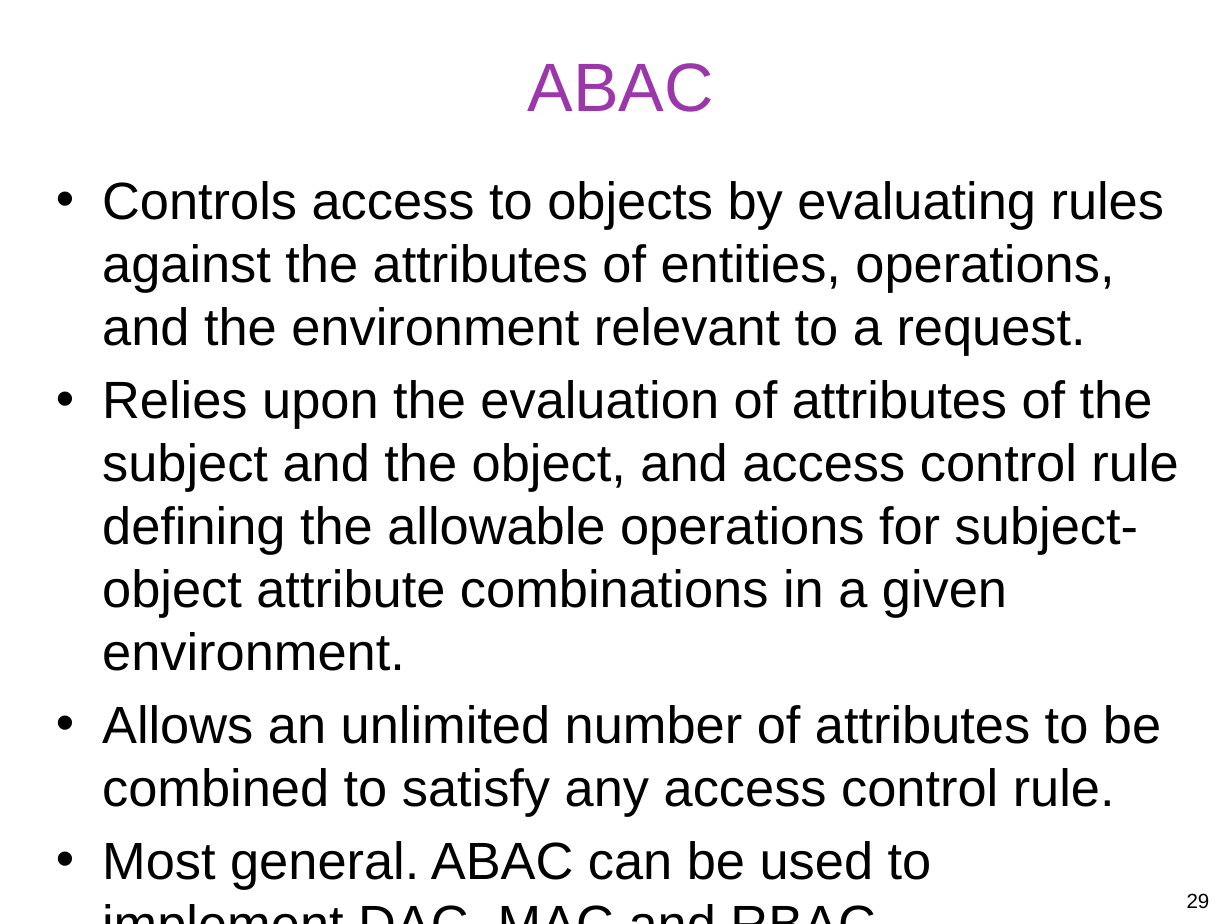
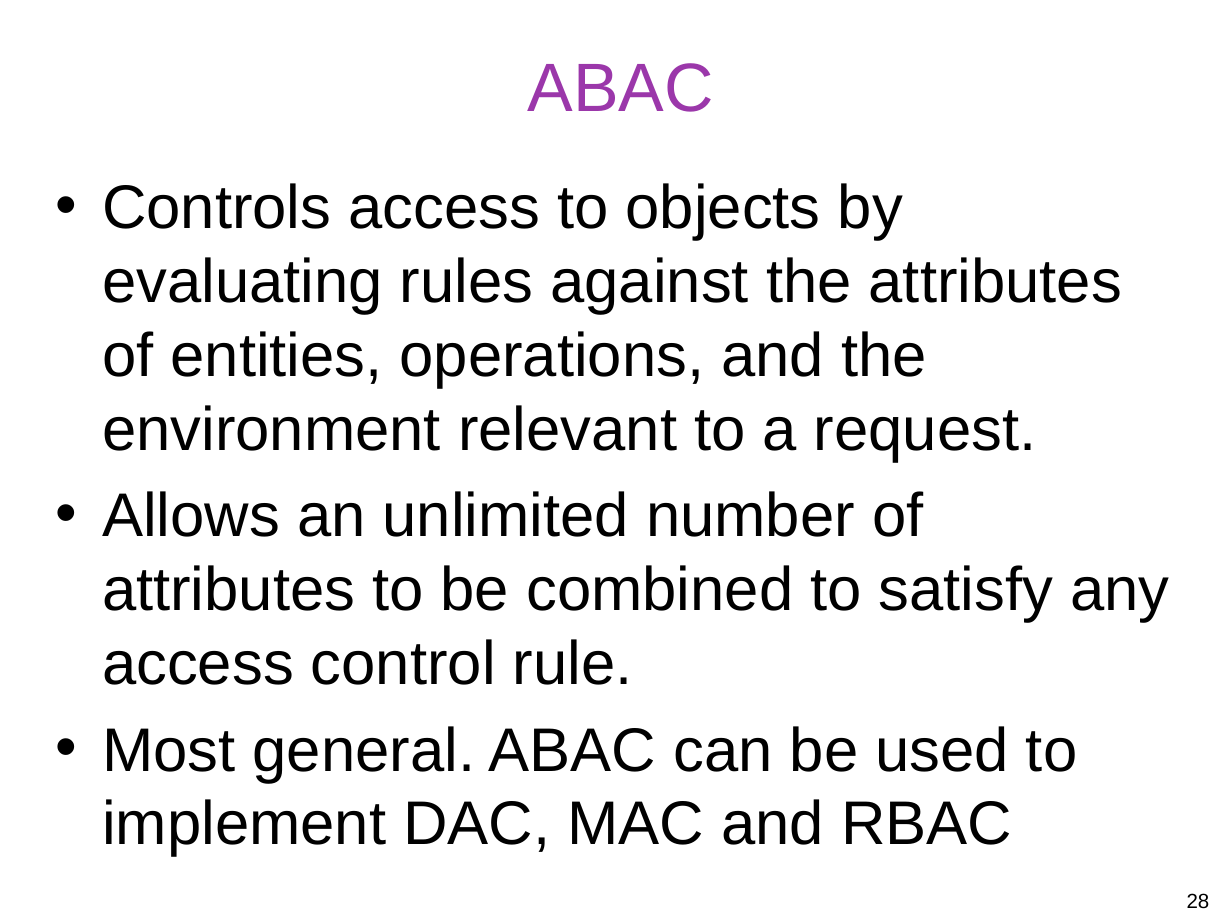
Before and after one commit to gulaoshi/gu.github.io, a slide deck: slide 28 of InfoSec/PPTs/L4-CH04-Access Control.pptx (slide 29 before the commit). Drawn at 1232x924 pixels with LibreOffice and Linux fonts; fonts in the diff are those of the drawing. Boxes give left, top, right and bottom in pixels: in the first picture for what was removed or moved away, otherwise in the second. Text is boxed around its words. In the diff, an @@ line names an element or a change of style, - is before the commit and + after.

```diff
--- a/InfoSec/PPTs/L4-CH04-Access Control.pptx
+++ b/InfoSec/PPTs/L4-CH04-Access Control.pptx
@@ text "Controls access to objects by ..." at (x1=102, y1=183, x2=1169, y2=856): size 30.6 to 36 pt; more space between paragraphs @@
@@ text at (x1=102, y1=380, x2=1178, y2=671): paragraph removed @@
-• Relies upon the evaluation of attributes of the subject and the object, and access control rule defining the allowable operations for subject-object attribute combinations in a given environment.
@@ page number at (x1=1187, y1=893, x2=1210, y2=909): text changed @@
-29
+28
```
Also in this commit, not shown: 13 other slides changed, 1 slide removed, 2 other files.
